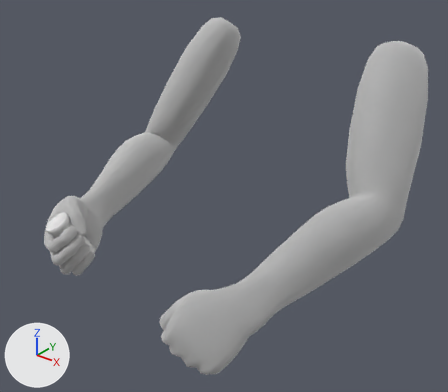
What one commit did to the Blender file Breakout From Ackers/Assets/Animations/Pills/Pills Equip.blend.
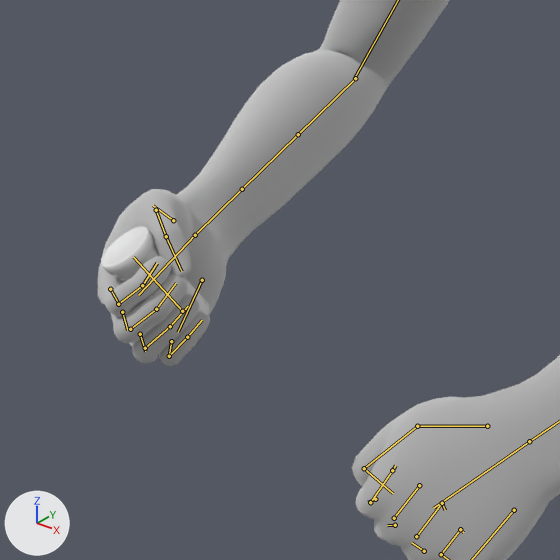
Each version appears first whole from a 50 mm lens placed at (0.851, -1.424, 0.298), pointed at (0.02, -0.386, -0.346), and next in a close-up on the part from 0% to 57% of the width and 28% to 93% of the height. The lights are fixed; the arrows at lower left show +X, +Y and +Z. Both versions are drawn at frame 1 of the action 'Equip'; the numbers are the values there. The bones that bend it are drawn over the model as lines in the close-ups.

Names of what the first close-up shows: 'Pill Bottle', 'hand_left', 'hand_right'.
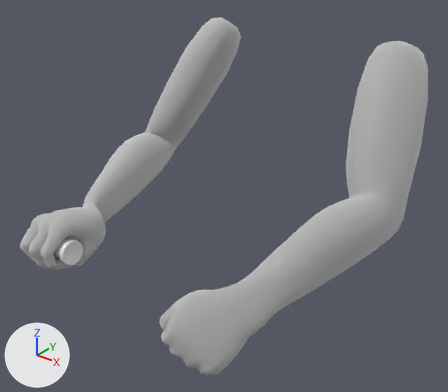
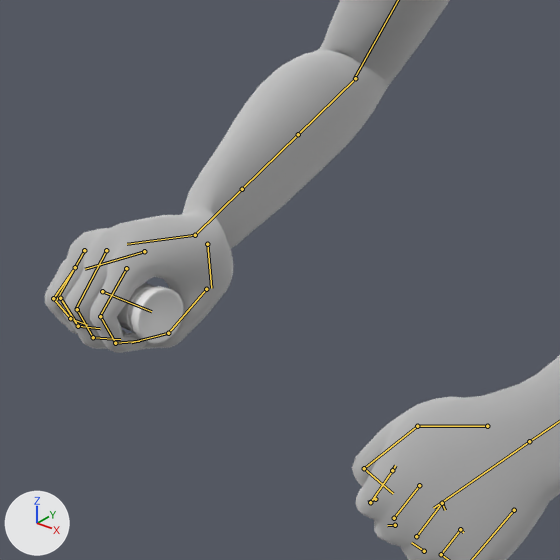
What differs and where, as boxes [x1, y1, x2, y2] in the close-ups (560 x 560 px):
'hand_right', posed: before [98, 0, 450, 366]; after [45, 0, 450, 353]
bone 'Hand_R', root to tip: before (195, 235) to (138, 295); after (195, 235) to (127, 244)

Edits to the bpy script that builds the scene:
```text
Change bone_hand_r:
    where bone_hand_r = bpy.data.objects['FPS Arms'].pose.bones['Hand_R']  # child of 'Lowerarm3_R'
    bone_hand_r.rotation_quaternion: (0.953, -0.022, 0.299, -0.052) -> (0.757, 0.202, -0.607, -0.133)  # degrees (-5, 35, -8) -> degrees (69, -60, -63)
```
